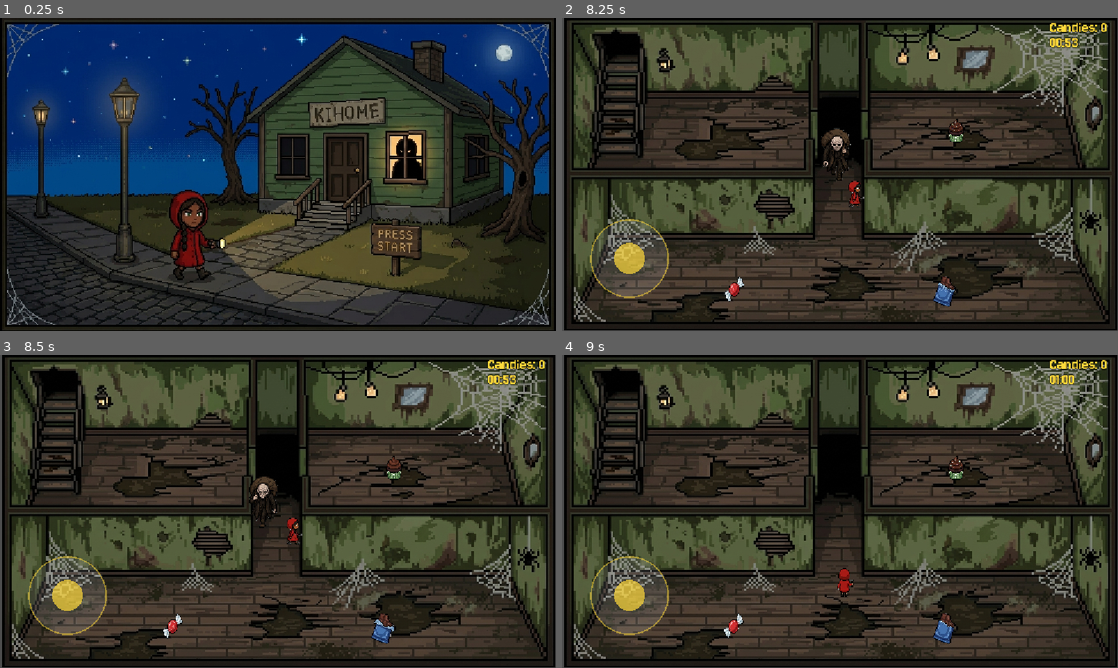
Above: before the commit, frames 1-4 (two rows, left to right).
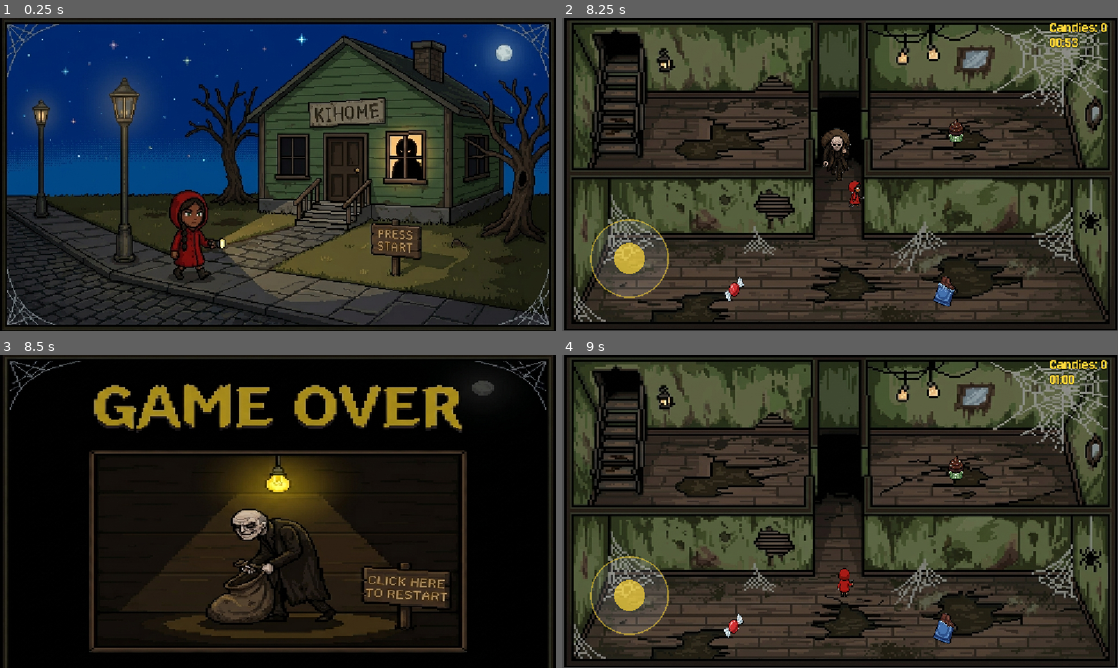
Above: after the commit, the same moments.

Repository: Guga-tab/KiHome
Game: Godot game, scene res://scenes/game_title.tscn
The game is run twice, just before and just after one commit, with the same random seed, the same clock (stepped at 60 frames per second) and the same inputs. Sound files missing from this copy of the repository are replaced by a short silence.
Inputs (mouse positions are in pixels of both pictures, inside the frame that each line leads up to):
- Up to frame 1 (0.25 s): no input
- Up to frame 2 (8.25 s): click (962, 243) at 0.5 s; tap Enter (ui_accept) at 1.25, 1.52, 4.52, 7.52 s; move the mouse to (812, 237) at 1.27 s; hold W (move_up) 1.28-2 s; hold Space (confirm) 1.28-2 s; click (812, 237) at 1.42 s; drag from (1006, 221) to (945, 290) at 2.02 s; move the mouse to (673, 127) at 2.77 s; hold A (move_left) 2.78-3.5 s; hold Space (confirm) 2.78-3.5 s; drag from (867, 174) to (734, 290) at 3.52 s; move the mouse to (756, 96) at 4.27 s; hold S (move_down) 4.28-5 s; hold Space (confirm) 4.28-5 s; drag from (962, 158) to (840, 124) at 5.02 s; move the mouse to (728, 190) at 5.77 s; hold W (move_up) 5.78-6.5 s; hold Space (confirm) 5.78-6.5 s; click (728, 190) at 5.92 s; drag from (895, 105) to (617, 136) at 6.52 s; move the mouse to (812, 237) at 7.27 s; hold D (move_right) 7.28-8 s; hold Space (confirm) 7.28-8 s; drag from (1006, 221) to (617, 140) at 8.02 s
- Up to frame 3 (8.5 s): no input
- Up to frame 4 (9 s): click (967, 586) at 8.75 s

Frames 1-2 are identical in both runs. In frame 3, 77% of the frame differs, in the area x 0-100%, y 0-100%; in frame 4, nothing differs.

Commit message:
fix: collision enemy

Diff:
--- a/entities/bag_man.tscn
+++ b/entities/bag_man.tscn
@@ -4,8 +4,8 @@
 [ext_resource type="Texture2D" uid="uid://06qr16s4jli0" path="res://assets/characters/old_man.png" id="2_mijk5"]
 
 [sub_resource type="CapsuleShape2D" id="CapsuleShape2D_lj585"]
-radius = 89.0
-height = 186.0
+radius = 68.0
+height = 240.0
 
 [sub_resource type="AtlasTexture" id="AtlasTexture_6pk20"]
 atlas = ExtResource("2_mijk5")
@@ -143,7 +143,7 @@
 }]
 
 [sub_resource type="RectangleShape2D" id="RectangleShape2D_lj585"]
-size = Vector2(182, 193)
+size = Vector2(182, 225)
 
 [node name="BagMan" type="CharacterBody2D" unique_id=328874900]
 script = ExtResource("1_mijk5")
@@ -160,6 +160,6 @@
 [node name="CaptureArea" type="Area2D" parent="." unique_id=301291874]
 
 [node name="CollisionShape2D" type="CollisionShape2D" parent="CaptureArea" unique_id=132875921]
-position = Vector2(-3, -10.5)
+position = Vector2(-3, 5.5)
 shape = SubResource("RectangleShape2D_lj585")
 debug_color = Color(0.31961766, 0.62539345, 0, 0.41960785)
--- a/scenes/game.tscn
+++ b/scenes/game.tscn
@@ -38,7 +38,7 @@
 size = Vector2(33.64302, 21.408173)
 
 [sub_resource type="RectangleShape2D" id="RectangleShape2D_kvuet"]
-size = Vector2(8.905491, 18.609713)
+size = Vector2(10.884233, 25.13944)
 
 [sub_resource type="NavigationPolygon" id="NavigationPolygon_lj585"]
 vertices = PackedVector2Array(1076.1094, 588.0078, -28.976563, 585.0781, -26.109375, -22.15625, 1078.9766, -31.929688)
@@ -49,10 +49,10 @@
 agent_radius = 12.95
 
 [sub_resource type="RectangleShape2D" id="RectangleShape2D_trtic"]
-size = Vector2(100, 86)
+size = Vector2(100, 43)
 
 [sub_resource type="RectangleShape2D" id="RectangleShape2D_hodyn"]
-size = Vector2(100, 86)
+size = Vector2(100, 42)
 
 [node name="Game" type="Node2D" unique_id=1943465293]
 position = Vector2(53, 49)
@@ -145,8 +145,8 @@
 scale = Vector2(1.0000025, 1)
 
 [node name="CollisionShape2D3" type="CollisionShape2D" parent="Scenario/wall6" unique_id=942691571]
-position = Vector2(-496.0197, -197.77779)
-scale = Vector2(0.6072497, 6.3527155)
+position = Vector2(-495.41876, -177.03703)
+scale = Vector2(0.60724956, 6.352715)
 shape = SubResource("RectangleShape2D_kvuet")
 
 [node name="chocolate" parent="Scenario" unique_id=514531129 instance=ExtResource("2_lbhrr")]
@@ -234,14 +234,14 @@
 position = Vector2(32, 67)
 
 [node name="CollisionShape2D" type="CollisionShape2D" parent="StairBlock" unique_id=699264795]
-position = Vector2(32, 134)
+position = Vector2(32, -61.5)
 shape = SubResource("RectangleShape2D_trtic")
 
 [node name="StairsExit" type="Area2D" parent="." unique_id=453892153]
 position = Vector2(64, 134)
 
 [node name="CollisionShape2D" type="CollisionShape2D" parent="StairsExit" unique_id=1240883365]
-position = Vector2(0, 66)
+position = Vector2(0, -128)
 shape = SubResource("RectangleShape2D_hodyn")
 
 [node name="TouchControls" type="CanvasLayer" parent="." unique_id=832968138]
Not shown, changed: export_presets.cfg
